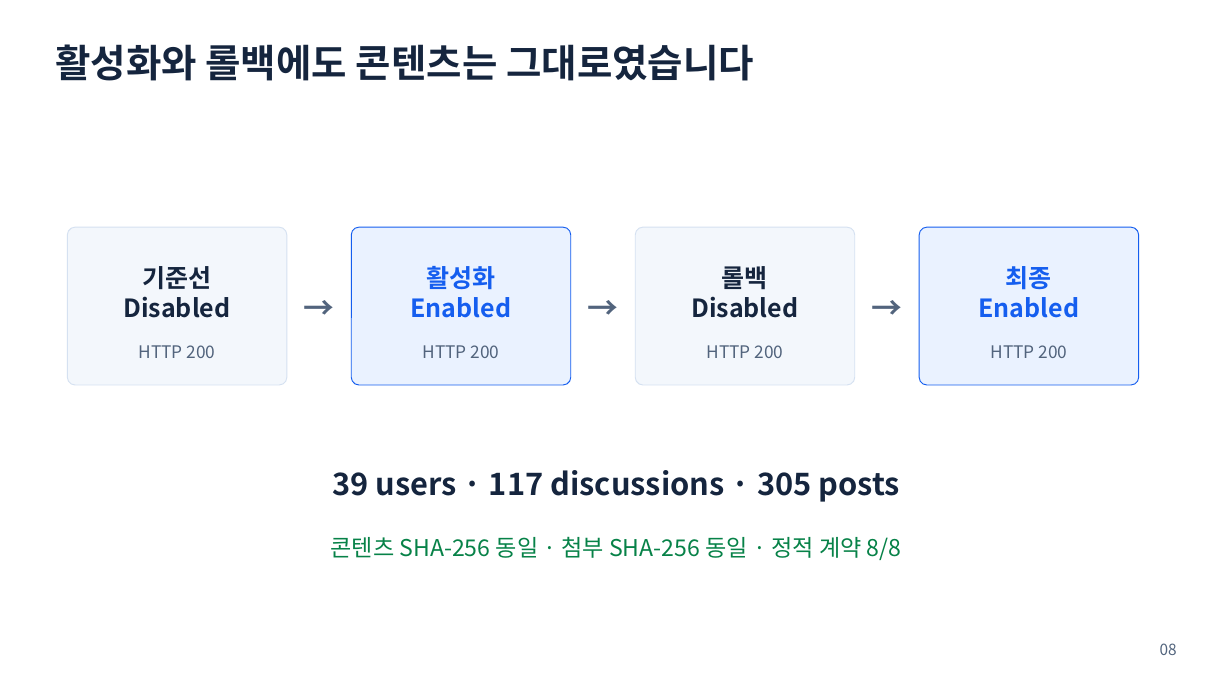
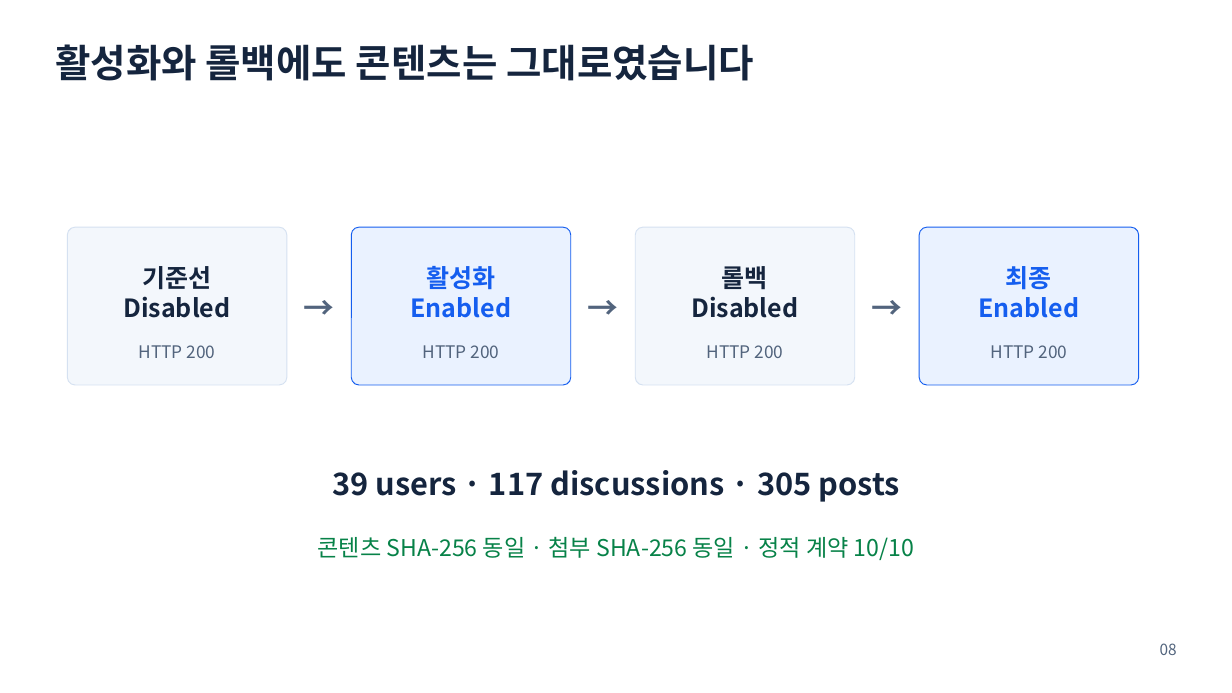
Before and after one commit to ablecloud-team/ablestack-techflow, a slide deck: slide 8 of output/presentation/techflow-community-ui-modernization.pptx. Drawn at 1232x693 pixels with LibreOffice and Linux fonts; fonts in the diff are those of the drawing. Boxes give left, top, right and bottom in pixels: in the first picture for what was removed or moved away, otherwise in the second. Text is boxed around its words. In the diff, an @@ line names an element or a change of style, - is before the commit and + after.

```diff
--- a/output/presentation/techflow-community-ui-modernization.pptx
+++ b/output/presentation/techflow-community-ui-modernization.pptx
@@ text at box(318, 536, 914, 560): text changed @@
-콘텐츠 SHA-256 동일 · 첨부 SHA-256 동일 · 정적 계약 8/8
+콘텐츠 SHA-256 동일 · 첨부 SHA-256 동일 · 정적 계약 10/10
```
Also in this commit, not shown: 1 other slide changed, 11 other files.
